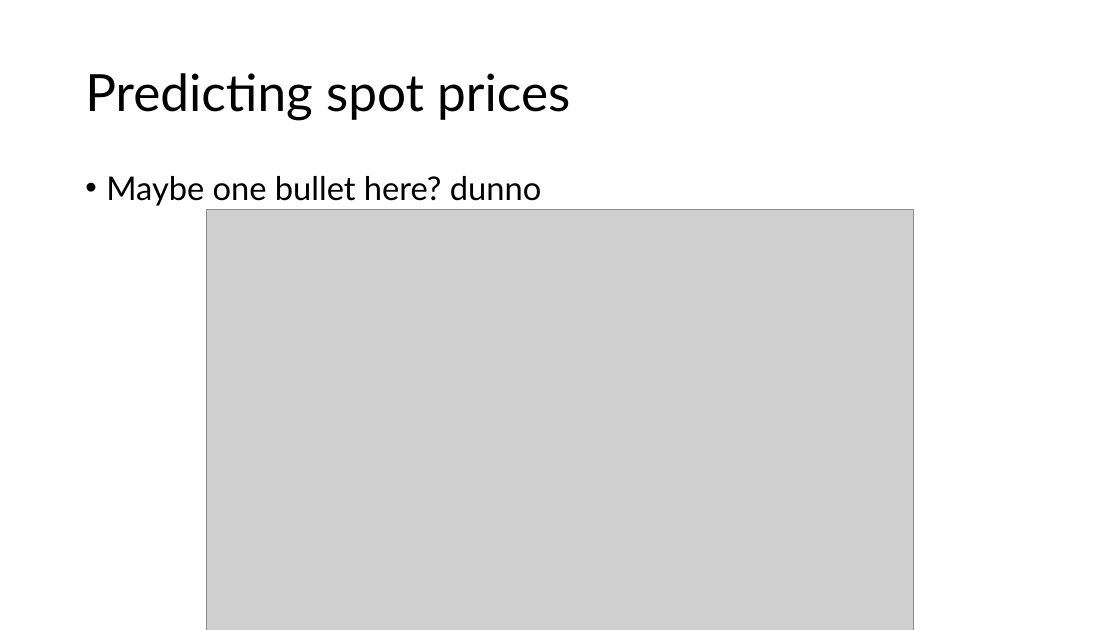
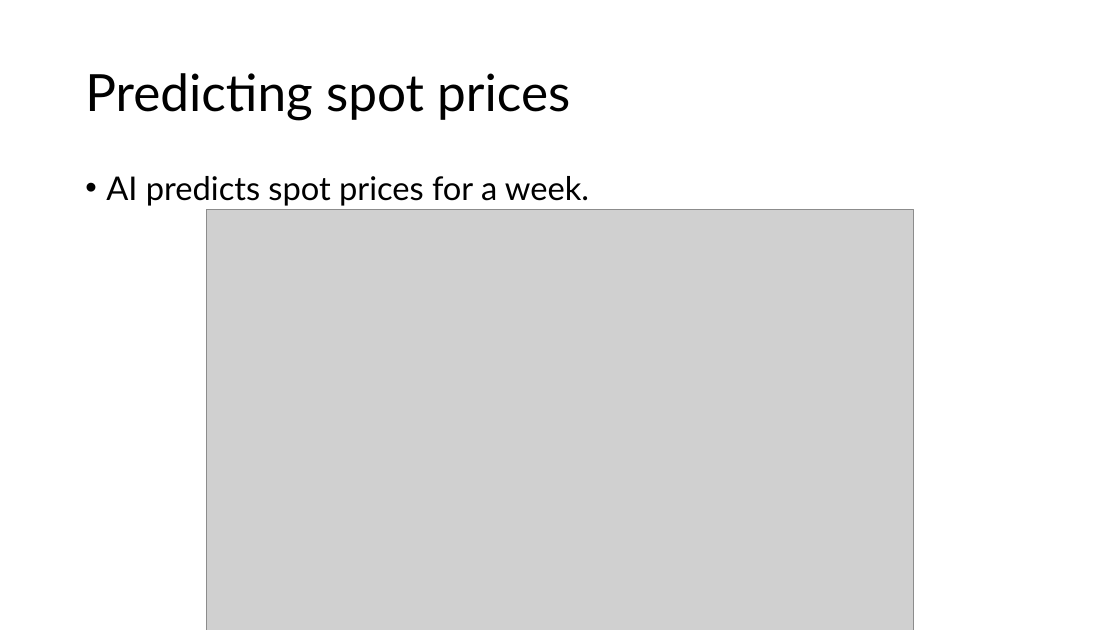
Before and after one commit to pirstov/Intro_to_DS_project, a slide deck: slide 3 of Spotlight_PPT.pptx. Drawn at 1120x630 pixels with LibreOffice and Linux fonts; fonts in the diff are those of the drawing; grey boxes stand for pictures. Boxes give left, top, right and bottom in pixels: in the first picture for what was removed or moved away, otherwise in the second. Text is boxed around its words. In the diff, an @@ line names an element or a change of style, - is before the commit and + after.

```diff
--- a/Spotlight_PPT.pptx
+++ b/Spotlight_PPT.pptx
@@ text at <box>106,176,589,206</box>: text changed @@
-• Maybe one bullet here? dunno
+• AI predicts spot prices for a week.
```
Also in this commit, not shown: 1 other slide changed.
